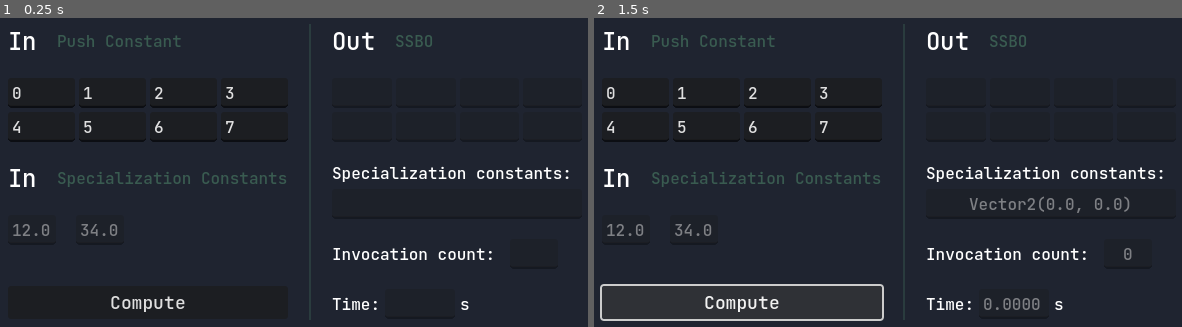
Above: before the commit, frames 1-2 (left to right).
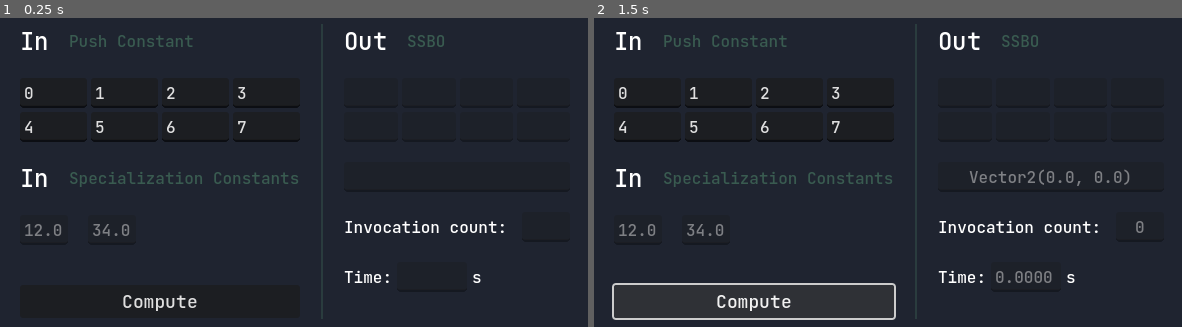
Above: after the commit, the same moments.

Repository: 1hue/StorageBuffersCompute
Game: Godot game, scene res://src/main.tscn
Two runs of this game, one before a commit and one after it. Both use one fixed random seed, a clock stepped at 60 frames per second and the inputs below.
Inputs:
- Up to frame 1 (0.25 s): no input
- Up to frame 2 (1.5 s): click "Compute" at 0.5 s; click "Compute" at 1.25 s

The runs differ from the first frame. In frame 1, 4.9% of the frame differs, in the area x 1-97%, y 4-96%; in frame 2, 6.7%, in the area x 1-97%, y 4-99%.
Error in both runs: Cannot call method 'shader_create_from_spirv' on a null value. (res://src/compute_worker.gd:87)

Commit message:
Add bit about specialization constants to `readme`; update UI; update screenshot

Diff:
--- a/src/main.tscn
+++ b/src/main.tscn
@@ -206,10 +206,6 @@
 layout_mode = 2
 theme_override_constants/separation = 5
 
-[node name="TimeLabel" type="Label" parent="PanelContainer/CenterContainer/MarginContainer/HBoxContainer/VBoxContainer2/VBoxContainer4"]
-layout_mode = 2
-text = "Specialization constants: "
-
 [node name="SpecConstantsOut" type="LineEdit" parent="PanelContainer/CenterContainer/MarginContainer/HBoxContainer/VBoxContainer2/VBoxContainer4"]
 unique_name_in_owner = true
 layout_mode = 2
Binary file changed: resources/screenshot.png
Not shown, changed: README.md
